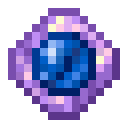
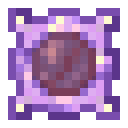
Comparing the layer stacks of the two w=128, h=128 images. Changes:
added layer "gem copy" (hue, 62%) above "gem" over bbox(32, 32, 96, 96)
added layer "basegem copy" above "basegem" over bbox(8, 8, 120, 120)
